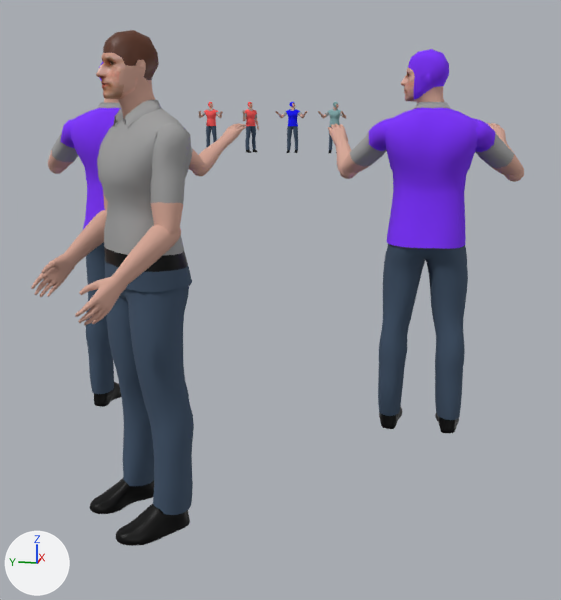
Renders of the glTF model people/CVE_crew_anm.glb from each side of a commit.
The view is the same before and after, from a 50 mm camera at (-52.5, -117.1, 42.5) aimed at (-44.1, -115.4, 40.4). The lights are fixed; the arrows at lower left show +X, +Y and +Z. Where no turn or scale is listed for an object, it has been applied to the vertices.

The older version as bpy lines, for what is in view:
```python
ob_arml2_008 = bpy.data.objects.new('armL2.008', me_msh_arml2_008)
ob_arml2_008.location = (-44.48, -114.26, 41.21)
ob_arml_008 = bpy.data.objects.new('armL.008', me_msh_arml_008)
ob_arml_008.location = (-44.32, -114.28, 42.17)
ob_armr2_008 = bpy.data.objects.new('armR2.008', me_msh_armr2_008)
ob_armr2_008.location = (-43.4, -113.18, 41.21)
ob_armr_008 = bpy.data.objects.new('armR.008', me_msh_armr_008)
ob_armr_008.location = (-43.38, -113.34, 42.17)
ob_collar_008 = bpy.data.objects.new('collar.008', me_msh_collar_008)
ob_collar_008.location = (-43.89, -113.77, 42.51)
ob_head_001 = bpy.data.objects.new('head.001', me_msh_head_006)
ob_head_001.location = (-40.45, -117.0, 42.51)
ob_head_008 = bpy.data.objects.new('head.008', me_msh_head_008)
ob_head_008.location = (-43.9, -113.76, 42.51)
ob_loader = bpy.data.objects.new('loader', me_msh_body_008)
ob_loader.location = (-44.0, -113.66, 37.5)
ob_shoes_008 = bpy.data.objects.new('shoes.008', me_msh_shoes_008)
ob_shoes_008.location = (-44.03, -113.63, 37.5)
# also in view: 'armR2.005' at (-39.6, -113.5, 41.9); 'crew_purple.001' at (-40.5, -117.0, 40.1); 'armL.001' at (-40.3, -116.1, 41.9); 'crew_purple' at (-40.5, -112.0, 40.1); 'armL.005' at (-40.3, -111.1, 41.9)
```
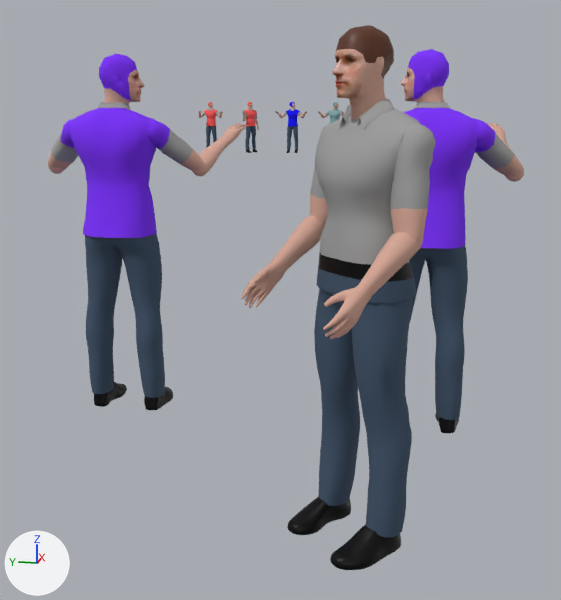
Pixel boxes (x1, y1, x2, y2) of what changed, in the pictures (561 x 600 px):
'loader', moved: before (97, 107, 194, 515); after (314, 108, 421, 538)
'head.008', moved: before (96, 30, 159, 119); after (333, 25, 394, 119)
'armL.008', moved: before (150, 123, 190, 234); after (390, 124, 436, 242)
'shoes.008', moved: before (90, 478, 190, 546); after (287, 496, 401, 570)
'armL2.008', moved: before (75, 224, 181, 326); after (323, 232, 423, 340)
'armR2.008', moved: before (31, 210, 107, 297); after (241, 215, 325, 308)
'collar.008', moved: before (113, 100, 161, 128); after (339, 99, 394, 129)
'armR.008', moved: before (103, 191, 108, 211); after (310, 123, 331, 224)
'crew_purple', unchanged, uncovered by the edit: before (70, 108, 120, 394); after (70, 108, 165, 398)
'head.005', unchanged, uncovered by the edit: before (99, 61, 119, 103); after (99, 54, 144, 105)

What changed in the scene script:
```text
Change ob_loader:
    ob_loader.location: (-44.0, -113.66, 37.5) -> (-44.0, -116.26, 37.5)
Change ob_arml_008:
    ob_arml_008.location: (-44.32, -114.28, 42.17) -> (-44.32, -116.88, 42.17)
Change ob_arml2_008:
    ob_arml2_008.location: (-44.48, -114.26, 41.21) -> (-44.48, -116.86, 41.21)
Change ob_armr_008:
    ob_armr_008.location: (-43.38, -113.34, 42.17) -> (-43.38, -115.95, 42.17)
Change ob_armr2_008:
    ob_armr2_008.location: (-43.4, -113.18, 41.21) -> (-43.4, -115.79, 41.21)
Change ob_collar_008:
    ob_collar_008.location: (-43.89, -113.77, 42.51) -> (-43.89, -116.37, 42.51)
Change ob_head_008:
    ob_head_008.location: (-43.9, -113.76, 42.51) -> (-43.9, -116.37, 42.51)
Change ob_shoes_008:
    ob_shoes_008.location: (-44.03, -113.63, 37.5) -> (-44.03, -116.24, 37.5)
```
